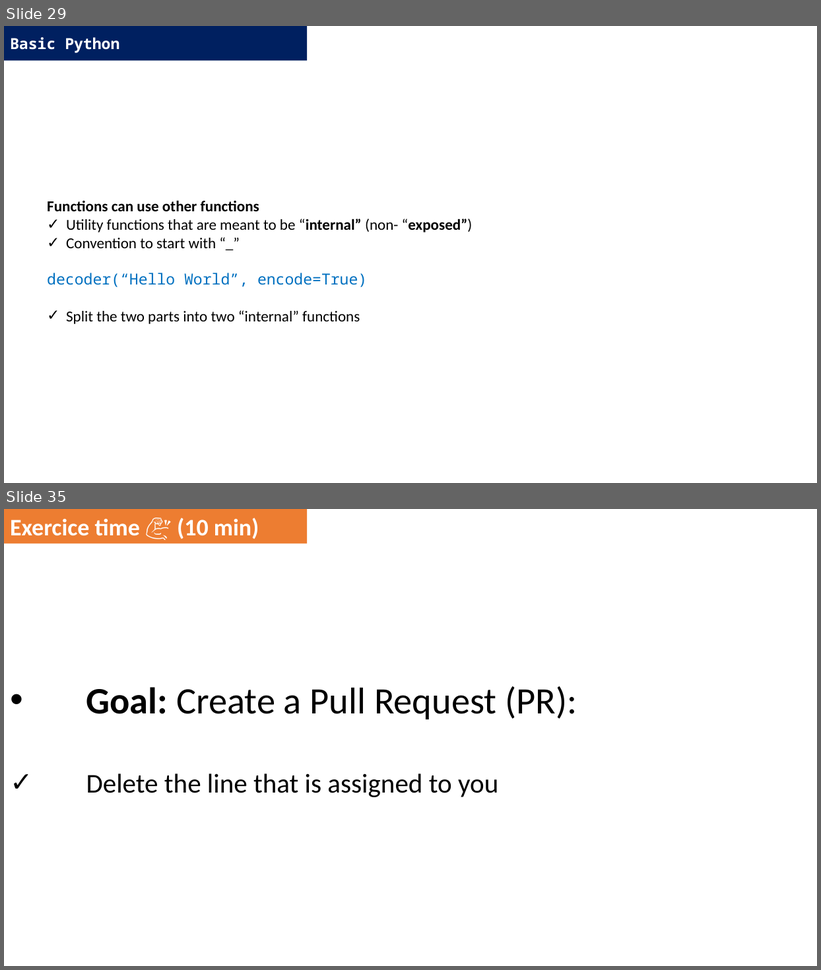
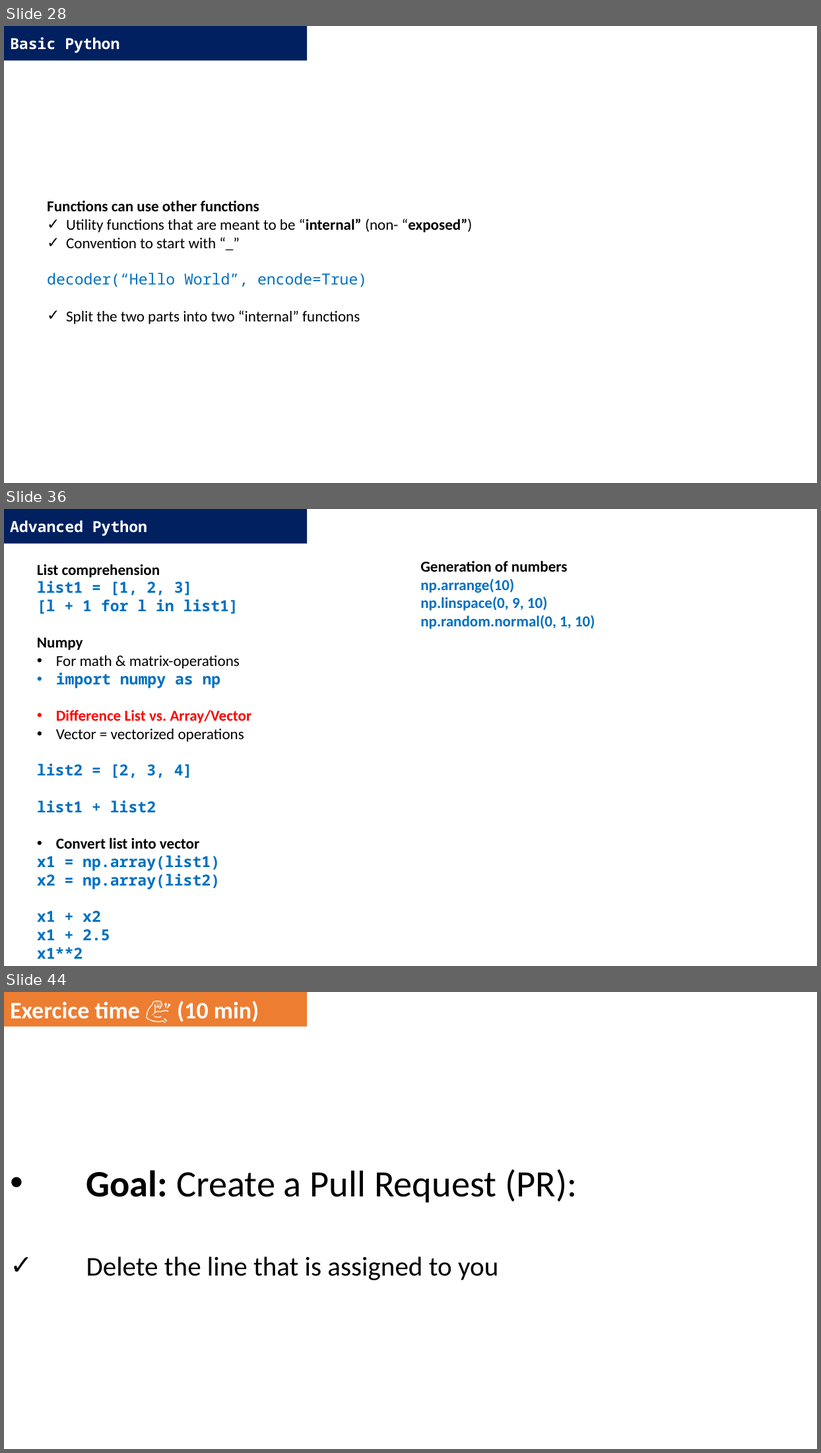
Before and after one commit to DominiqueMakowski/teaching, a slide deck: Python/2022_Zurich/AdvancedPython_2022.pptx. Shown one above the other, each under a label of ours: slides 29 and 35 before the commit, slides 28, 36 and 44 after it; the slides between them are not shown. The pictures are 821x970 and 821x1453 pixels, drawn with LibreOffice and Linux fonts; fonts in the diff are those of the drawing. Boxes give left, top, right and bottom in pixels: in the first picture for what was removed or moved away, otherwise in the second. Text is boxed around its words. In the diff, an @@ line names an element or a change of style, - is before the commit and + after.

```diff
--- a/Python/2022_Zurich/AdvancedPython_2022.pptx
+++ b/Python/2022_Zurich/AdvancedPython_2022.pptx
@@ slide 36 added at [4,509,817,966], background #FFFFFF @@
@@ rectangle added at [4,509,307,544], fill #002060, 18 pt, text #FFFFFF, bold @@
+Advanced Python
@@ text added at [37,564,252,959], 18 pt, text #0070C0, bold @@
+List comprehension
+list1 = [1, 2, 3]
+[l + 1 for l in list1]
+Numpy
+• For math & matrix-operations
+• import numpy as np
+• Difference List vs. Array/Vector
+• Vector = vectorized operations
+list2 = [2, 3, 4]
+list1 + list2
+• Convert list into vector
+x1 = np.array(list1)
+x2 = np.array(list2)
+x1 + x2
+x1 + 2.5
+x1**2
@@ text added at [420,560,595,629], 18 pt, text #0070C0, bold @@
+Generation of numbers
+np.arrange(10)
+np.linspace(0, 9, 10)
+np.random.normal(0, 1, 10)
@@ what was slide 29 is now slide 28 @@
@@ what was slide 35 is now slide 44 @@
```
Also in this commit, not shown: 5 slides changed, 12 other slides added, 5 slides removed.
